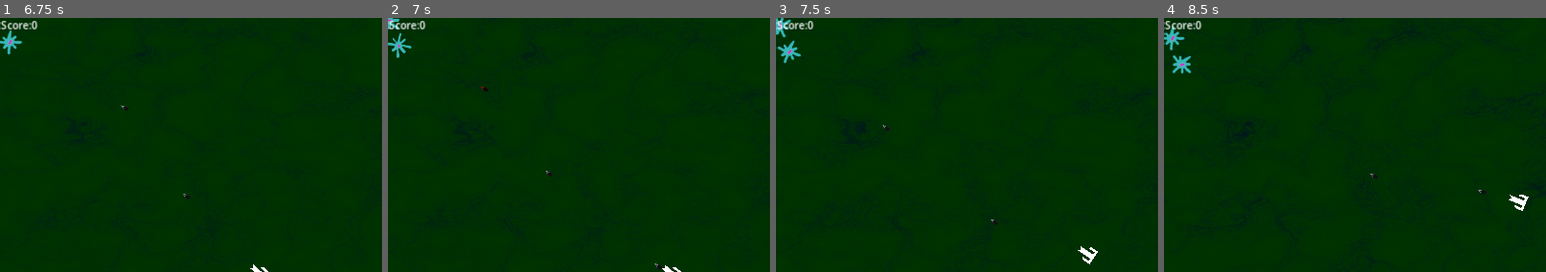
Above: before the commit, frames 1-4 (left to right).
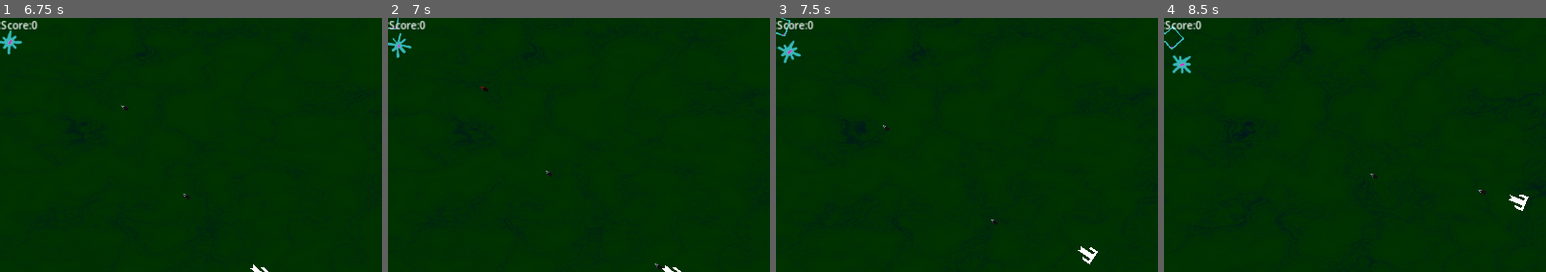
Above: after the commit, the same moments.

Repository: Habidakus/turrim-caelum
Game: Godot game, scene res://Scenes/main.tscn
The game is run twice, just before and just after one commit, with the same random seed, the same clock (stepped at 60 frames per second) and the same inputs. The engine's default icon, where the game draws it, is replaced by a stand-in: a white triangle on a blue panel in a dark square.
Inputs (mouse positions are % of the whole screen's width and height, from its top left):
- Up to frame 1 (6.75 s): tap Enter (pause) at 0.5, 2 s; move the mouse to (72, 45) at 0.52 s; hold D (move_right) 0.53-1.28 s; click (72, 45) at 0.67 s; tap Space at 1.25, 3.5 s; move the mouse to (30, 55) at 1.27 s; hold S (move_down) 1.28-2.03 s; move the mouse to (60, 28) at 2.02 s; hold D (move_right) 2.03-2.75 s; click "Play Now" at 2.75 s; move the mouse to (45, 70) at 3.52 s; hold W (move_up) 3.53-4.28 s; click (45, 70) at 3.67 s; move the mouse to (80, 65) at 4.27 s; hold A (move_left) 4.28-5.78 s; move the mouse to (20, 35) at 5.02 s; move the mouse to (55, 50) at 5.77 s; hold S (move_down) 5.78-6.53 s; click (55, 50) at 5.92 s; move the mouse to (35, 25) at 6.52 s; hold D (move_right) from 6.53 s (still down)
- Up to frame 2 (7 s): keep holding D (move_right)
- Up to frame 3 (7.5 s): move the mouse to (72, 45) at 7.27 s; release D (move_right) at 7.28 s; hold W (move_up) from 7.28 s (still down)
- Up to frame 4 (8.5 s): move the mouse to (30, 55) at 8.02 s; release W (move_up) at 8.03 s; hold D (move_right) from 8.03 s (still down); click (30, 55) at 8.17 s
The pictures show only the part of the screen within x 0-50%, y 0-50%; the shares and areas given below are measured in that part.

Frame 1 is identical in both runs. In frame 2, less than 0.1% of the frame differs, in the area x 0-3%, y 0-5%; in frame 3, 0.2%; in frame 4, 0.3%, in the area x 0-6%, y 3-13%.

Commit message:
Armored enemies use a different sprite

Diff:
--- /dev/null
+++ b/Graphics/EnemyBSpriteFrames.tres
@@ -0,0 +1,18 @@
+[gd_resource type="SpriteFrames" load_steps=3 format=3 uid="uid://dgm75jvuyvic4"]
+
+[ext_resource type="Texture2D" uid="uid://diy3rj8bhyov7" path="res://Graphics/Enemy03.png" id="1_lsrha"]
+[ext_resource type="Texture2D" uid="uid://bvbvxfi4jpkb" path="res://Graphics/Enemy04.png" id="2_85vv1"]
+
+[resource]
+animations = [{
+"frames": [{
+"duration": 1.0,
+"texture": ExtResource("1_lsrha")
+}, {
+"duration": 1.0,
+"texture": ExtResource("2_85vv1")
+}],
+"loop": true,
+"name": &"default",
+"speed": 2.0
+}]
--- a/Scenes/mob.tscn
+++ b/Scenes/mob.tscn
@@ -4,7 +4,7 @@
 [ext_resource type="PackedScene" uid="uid://unyekg2bj1ix" path="res://Scenes/smallExplosion.tscn" id="2_p6cdx"]
 [ext_resource type="Shader" path="res://Graphics/mob.gdshader" id="3_3vebn"]
 [ext_resource type="PackedScene" uid="uid://dhr8o6o00bvcl" path="res://Scenes/pathParicle.tscn" id="3_7nkw0"]
-[ext_resource type="SpriteFrames" uid="uid://bd27qr2v2wm4s" path="res://Graphics/EnemySpriteFrames.tres" id="4_ova30"]
+[ext_resource type="SpriteFrames" uid="uid://bd27qr2v2wm4s" path="res://Graphics/EnemyASpriteFrames.tres" id="5_mc1ea"]
 [ext_resource type="AudioStream" uid="uid://c677p3ptk387h" path="res://Sound/impact-fx-41103.mp3" id="6_vxse1"]
 [ext_resource type="AudioStream" uid="uid://qjmpoob7yvl3" path="res://Sound/22-caliber-with-ricochet-39679.mp3" id="7_mghvi"]
 
@@ -26,7 +26,7 @@
 [node name="AnimatedSprite2D" type="AnimatedSprite2D" parent="."]
 material = SubResource("ShaderMaterial_hlyll")
 scale = Vector2(0.25, 0.25)
-sprite_frames = ExtResource("4_ova30")
+sprite_frames = ExtResource("5_mc1ea")
 
 [node name="CollisionShape2D" type="CollisionShape2D" parent="."]
 shape = SubResource("RectangleShape2D_x5ls6")
--- a/Scripts/mob.gd
+++ b/Scripts/mob.gd
@@ -20,6 +20,7 @@
 var path : Curve2D = null
 var pathLength;
 var pathParticles : Array = []
+var alternateEnemyFrames = load("res://Graphics/EnemyBSpriteFrames.tres")
 @export var explosion_scene : PackedScene
 @export var path_particle_scene : PackedScene
 @onready var animationSprite = $AnimatedSprite2D
@@ -90,6 +91,8 @@
 		path = p
 	pathLength = path.get_baked_length()
 	self.scale *= size
+	if armor > 0:
+		$AnimatedSprite2D.sprite_frames = alternateEnemyFrames
 	if mutatorA > 0:
 		$AnimatedSprite2D.material.set_shader_parameter("mutatorA", mutatorA)
 	else:
Binary file added: Graphics/Enemy03.png
Not shown, added: Graphics/Enemy03.png.import
Binary file added: Graphics/Enemy04.png
Not shown, added: Graphics/Enemy04.png.import
Renamed: Graphics/EnemySpriteFrames.tres -> Graphics/EnemyASpriteFrames.tres
